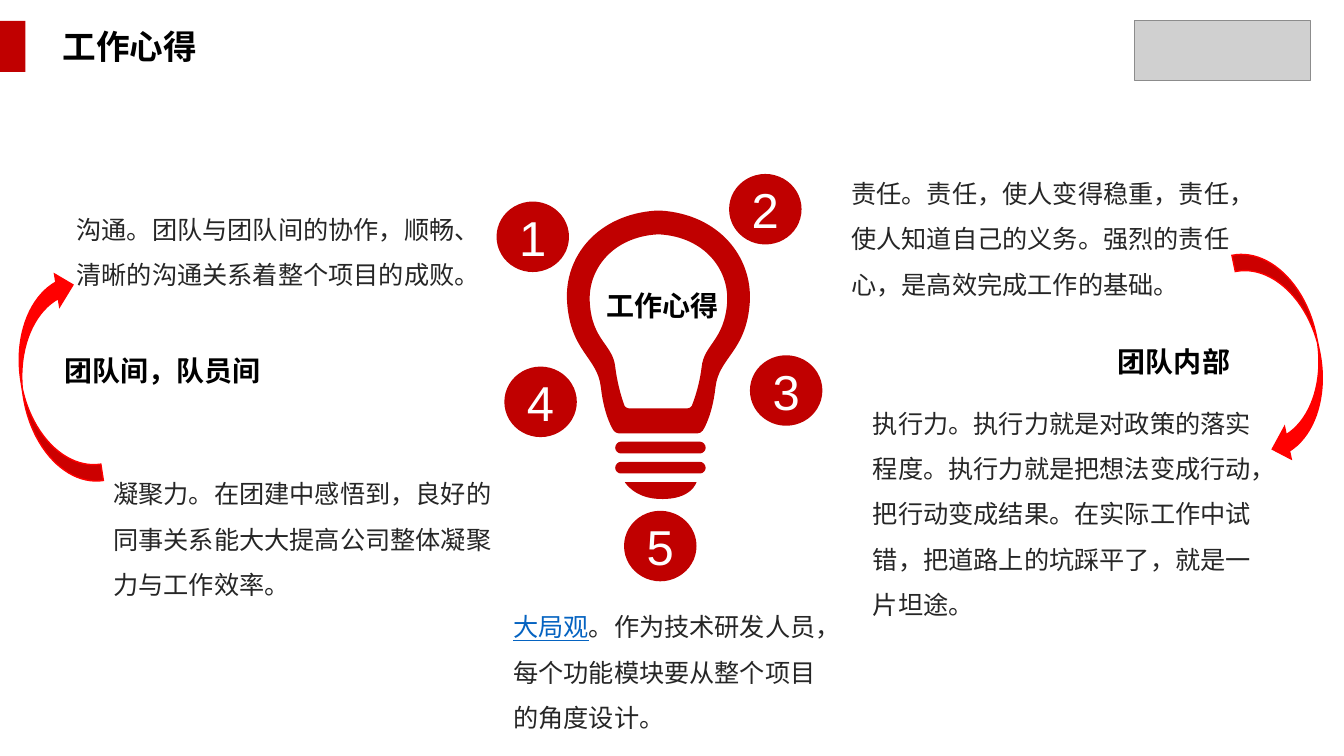
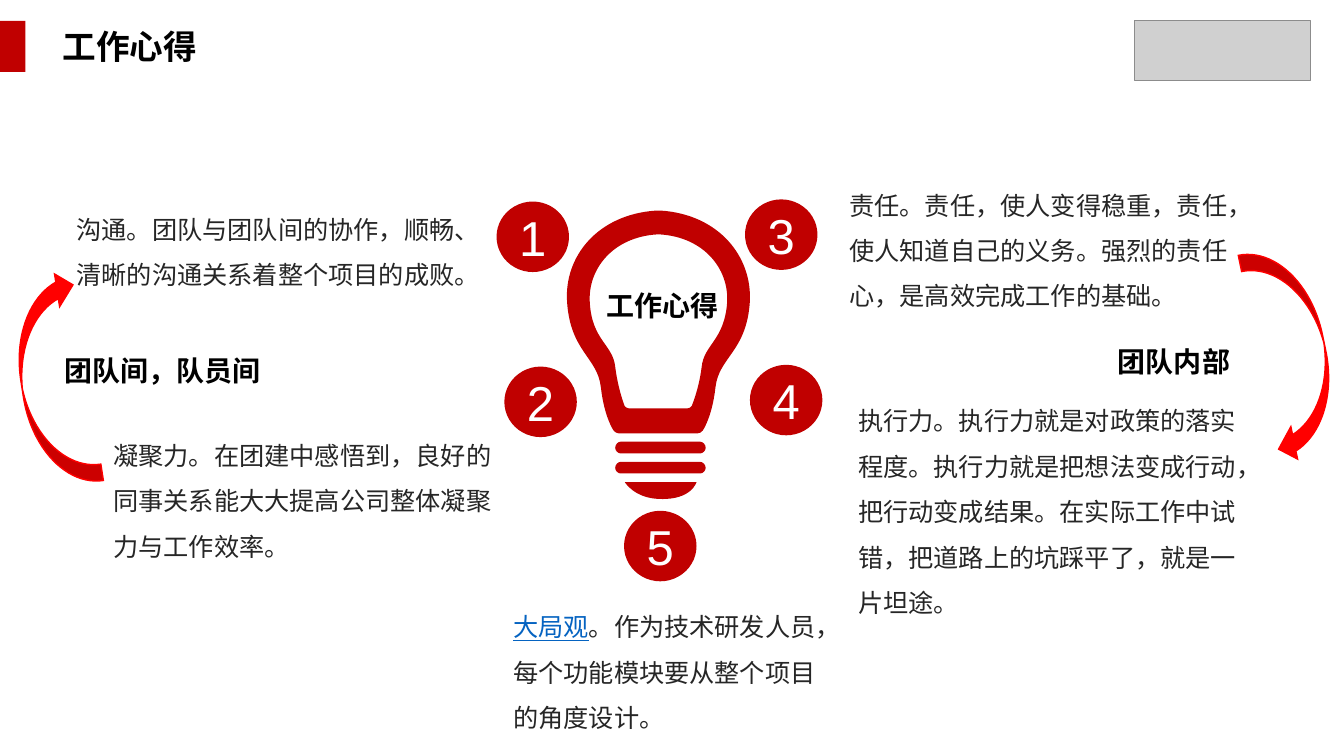
Before and after one commit to WakingFox/myself, a slide deck: slide 16 of 转正述职/王贵成转正述职报告.pptx (slide 15 before the commit). Drawn at 1344x756 pixels with LibreOffice and Linux fonts; fonts in the diff are those of the drawing; grey boxes stand for pictures; background and template pictures are left out. Boxes give left, top, right and bottom in pixels: in the first picture for what was removed or moved away, otherwise in the second. Text is boxed around its words. In the diff, an @@ line names an element or a change of style, - is before the commit and + after.

```diff
--- a/转正述职/王贵成转正述职报告.pptx
+++ b/转正述职/王贵成转正述职报告.pptx
@@ ellipse removed at <box>729,174,802,245</box> @@
-2
@@ text "责任。责任，使人变得稳重，责任，使人知道自己的义务。强烈的责任心，是高效完成工作的基础。": place and size @@
-text "责任。责任，使人变得稳重，责任，使人知道自己的义务。强烈的责任心，是高效完成工作的基础。" at <box>851,227,1229,297</box>
+text "责任。责任，使人变得稳重，责任，使人知道自己的义务。强烈的责任心，是高效完成工作的基础。" at <box>849,239,1227,308</box>
@@ ellipse "3": place and size @@
-ellipse "3" at <box>750,355,823,425</box>
+ellipse "3" at <box>745,200,818,270</box>
@@ curved down arrow: place and size @@
-curved down arrow at <box>1233,242,1341,466</box>
+curved down arrow at <box>1239,242,1344,466</box>
@@ text in ellipse at <box>527,386,554,421</box>: text changed @@
-4
+2
@@ ellipse added at <box>750,365,823,436</box>, fill #C00000, 35 pt, text #FFFFFF @@
+4
@@ text "执行力。执行力就是对政策的落实程度。执行力就是把想法变成行动，把行动变成结果。在实际工作中试错，把道路上的坑踩平了，就是 ...": place and size @@
-text "执行力。执行力就是对政策的落实程度。执行力就是把想法变成行动，把行动变成结果。在实际工作中试错，把道路上的坑踩平了，就是 ..." at <box>873,411,1276,616</box>
+text "执行力。执行力就是对政策的落实程度。执行力就是把想法变成行动，把行动变成结果。在实际工作中试错，把道路上的坑踩平了，就是 ..." at <box>858,408,1261,614</box>
@@ text "凝聚力。在团建中感悟到，良好的同事关系能大大提高公司整体凝聚力与工作效率。" rewrapped from <box>113,481,491,552</box> to <box>113,443,491,558</box> @@
```
Also in this commit, not shown: 7 other slides changed, 1 slide added.
